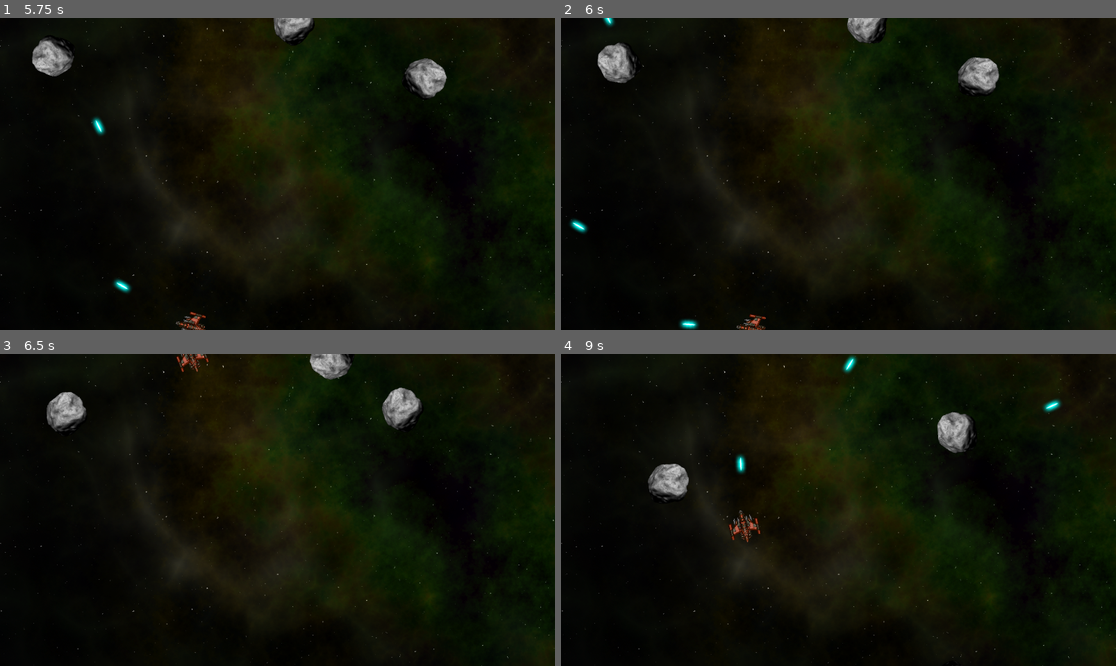
Above: before the commit, frames 1-4 (two rows, left to right).
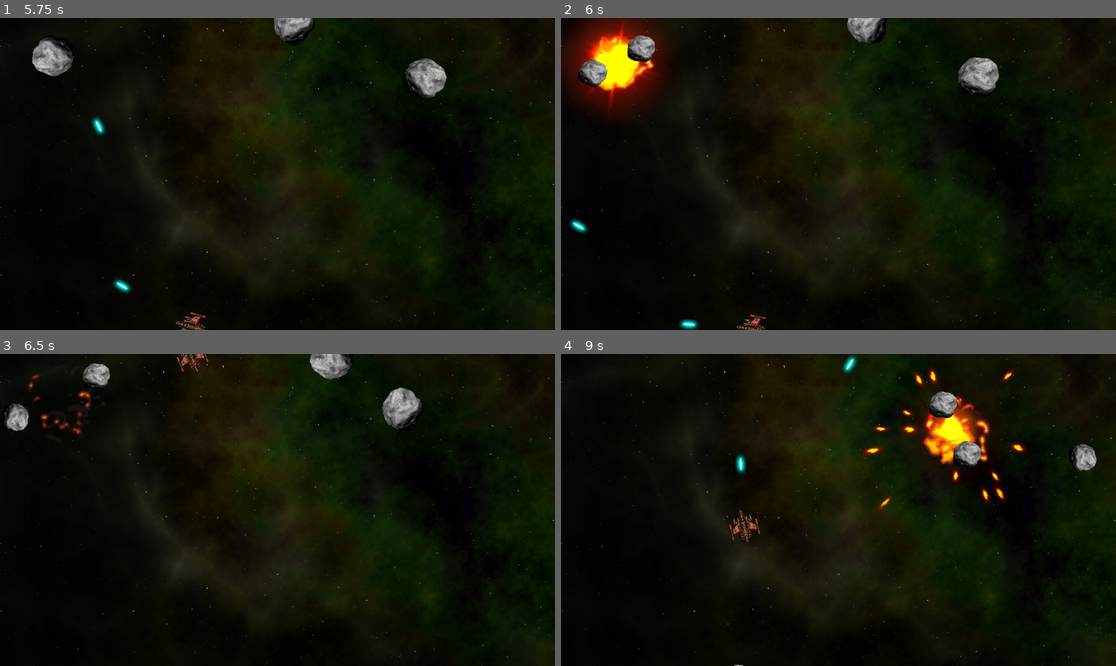
Above: after the commit, the same moments.

Repository: Nordtwig/rockin-roids
Game: Godot game, scene res://main/main.tscn
Same seed, same stepped clock (60 frames per second), same inputs: the game is played once before the commit and once after it.
Inputs:
- Up to frame 1 (5.75 s): hold D (rotate_right) 0.53-1.28 s; hold Space (shoot) 0.53-1.28 s; hold A (rotate_left) 1.28-2.03 s; tap Space (shoot) at 1.35, 2.85, 4.35 s; hold D (rotate_right) 2.03-2.78 s; hold Space (shoot) 2.03-2.78 s; hold W (thrust) 2.78-3.53 s; hold Space (shoot) 3.53-4.28 s; hold A (rotate_left) from 3.53 s (still down); hold Space (shoot) from 5.03 s (still down)
- Up to frame 2 (6 s): release A (rotate_left) at 5.78 s; release Space (shoot) at 5.78 s; hold D (rotate_right) from 5.78 s (still down); tap Space (shoot) at 5.85 s
- Up to frame 3 (6.5 s): keep holding D (rotate_right)
- Up to frame 4 (9 s): release D (rotate_right) at 6.53 s; hold W (thrust) 6.53-7.28 s; hold Space (shoot) 6.53-7.28 s; hold D (rotate_right) 7.28-8.03 s; tap Space (shoot) at 7.35, 8.85 s; hold Space (shoot) 8.03-8.78 s; hold A (rotate_left) from 8.03 s (still down)

Frame 1 is identical in both runs. In frame 2, 4.8% of the frame differs, in the area x 0-20%, y 0-33%; in frame 3, 1.4%; in frame 4, 4.1%.

Commit message:
create explosion scene, make rocks explode into smaller rocks

Diff:
--- /dev/null
+++ b/explosion/explosion.tscn
@@ -0,0 +1,51 @@
+[gd_scene load_steps=5 format=3 uid="uid://d2ureu03siua3"]
+
+[ext_resource type="Texture2D" uid="uid://bx8eqnsrrvygi" path="res://assets/explosion.png" id="1_ugkvk"]
+
+[sub_resource type="Animation" id="Animation_jdhmm"]
+resource_name = "explosion"
+length = 0.64
+step = 0.01
+tracks/0/type = "value"
+tracks/0/imported = false
+tracks/0/enabled = true
+tracks/0/path = NodePath(".:frame")
+tracks/0/interp = 1
+tracks/0/loop_wrap = true
+tracks/0/keys = {
+"times": PackedFloat32Array(0, 0.6),
+"transitions": PackedFloat32Array(1, 1),
+"update": 0,
+"values": [0, 63]
+}
+
+[sub_resource type="Animation" id="Animation_6fd1w"]
+length = 0.001
+tracks/0/type = "value"
+tracks/0/imported = false
+tracks/0/enabled = true
+tracks/0/path = NodePath(".:frame")
+tracks/0/interp = 1
+tracks/0/loop_wrap = true
+tracks/0/keys = {
+"times": PackedFloat32Array(0),
+"transitions": PackedFloat32Array(1),
+"update": 1,
+"values": [0]
+}
+
+[sub_resource type="AnimationLibrary" id="AnimationLibrary_r5mqg"]
+_data = {
+"RESET": SubResource("Animation_6fd1w"),
+"explosion": SubResource("Animation_jdhmm")
+}
+
+[node name="Explosion" type="Sprite2D"]
+texture = ExtResource("1_ugkvk")
+hframes = 8
+vframes = 8
+
+[node name="AnimationPlayer" type="AnimationPlayer" parent="."]
+libraries = {
+"": SubResource("AnimationLibrary_r5mqg")
+}
--- a/main/main.gd
+++ b/main/main.gd
@@ -21,4 +21,14 @@
     rock_instance.start(position, velocity, size)
     rock_instance.screen_size = screen_size
     call_deferred("add_child", rock_instance)
-    print(position)
+    rock_instance.exploded.connect(self._on_rock_exploded)
+
+
+func _on_rock_exploded(size, radius, pos, vel) -> void:
+    if size <= 1:
+        return
+    for offset in [-1, 1]:
+        var dir =  $Player.position.direction_to(pos).orthogonal() * offset
+        var new_pos = pos + dir * radius
+        var new_vel = dir * vel.length() * 1.1
+        spawn_rock(size - 1, new_pos, new_vel)
--- a/rock/rock.gd
+++ b/rock/rock.gd
@@ -1,4 +1,6 @@
 extends RigidBody2D
+
+signal exploded
 
 var screen_size: Vector2 = Vector2.ZERO
 var size: float
@@ -24,3 +26,16 @@
     $CollisionShape2D.shape = shape
     linear_velocity = _velocity
     angular_velocity = randf_range(-PI, PI)
+    $Explosion.scale = Vector2.ONE * 0.75 * size
+
+
+func explode() -> void:
+    $CollisionShape2D.set_deferred("disabled", true)
+    $Sprite2D.hide()
+    $Explosion/AnimationPlayer.play("explosion")
+    $Explosion.show()
+    exploded.emit(size, radius, position, linear_velocity)
+    linear_velocity = Vector2.ZERO
+    angular_velocity = 0
+    await $Explosion/AnimationPlayer.animation_finished
+    queue_free()
--- a/rock/rock.tscn
+++ b/rock/rock.tscn
@@ -1,12 +1,13 @@
-[gd_scene load_steps=4 format=3 uid="uid://b7e0qxixfikie"]
+[gd_scene load_steps=5 format=3 uid="uid://b7e0qxixfikie"]
 
 [ext_resource type="Texture2D" uid="uid://pxpepcm733hd" path="res://assets/rock.png" id="1_080i4"]
 [ext_resource type="Script" path="res://rock/rock.gd" id="1_c3xfk"]
+[ext_resource type="PackedScene" uid="uid://d2ureu03siua3" path="res://explosion/explosion.tscn" id="3_4ylxj"]
 
 [sub_resource type="PhysicsMaterial" id="PhysicsMaterial_32ge8"]
 bounce = 1.0
 
-[node name="Rock" type="RigidBody2D"]
+[node name="Rock" type="RigidBody2D" groups=["rocks"]]
 physics_material_override = SubResource("PhysicsMaterial_32ge8")
 linear_damp_mode = 1
 angular_damp_mode = 1
@@ -16,3 +17,6 @@
 texture = ExtResource("1_080i4")
 
 [node name="CollisionShape2D" type="CollisionShape2D" parent="."]
+
+[node name="Explosion" parent="." instance=ExtResource("3_4ylxj")]
+visible = false
